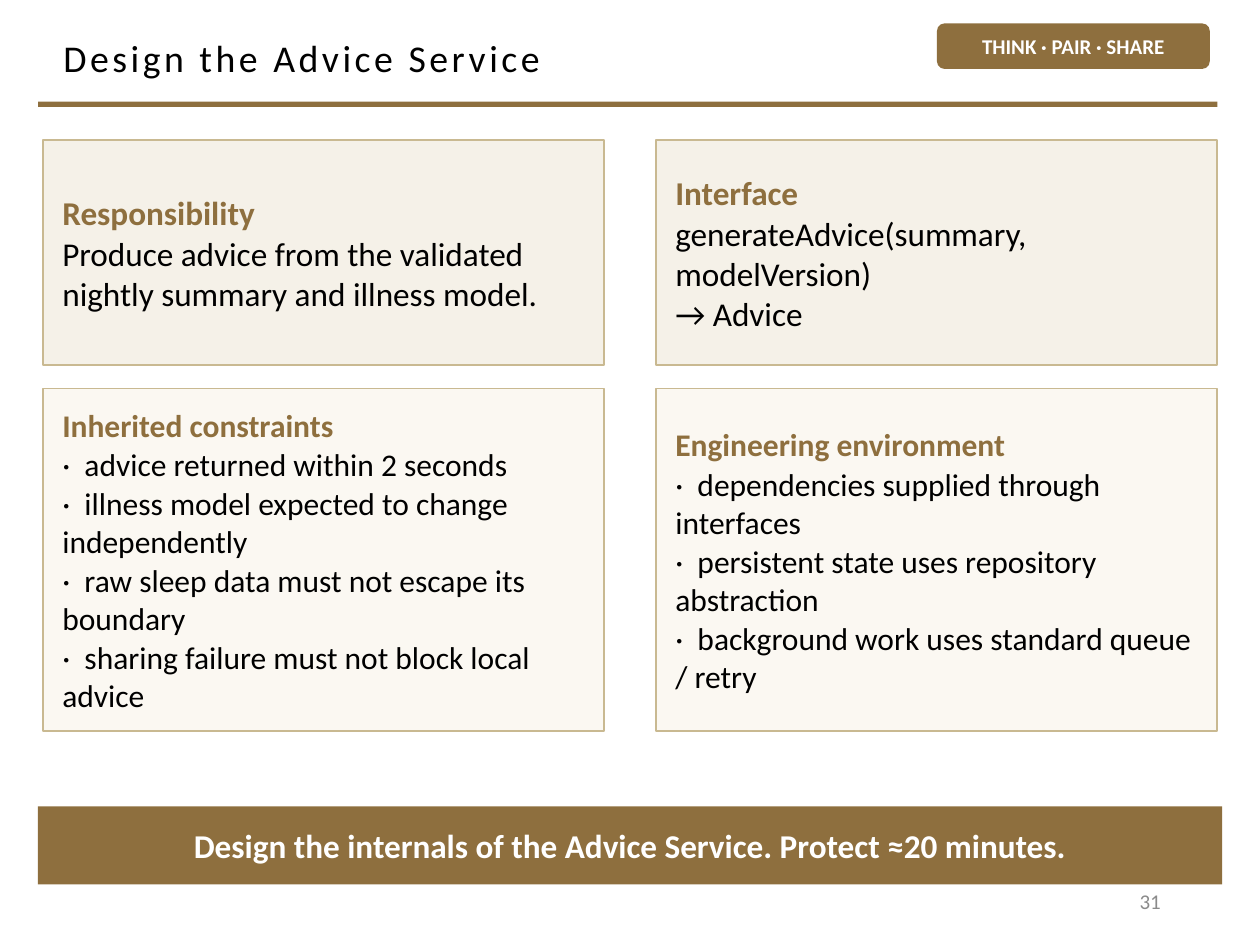
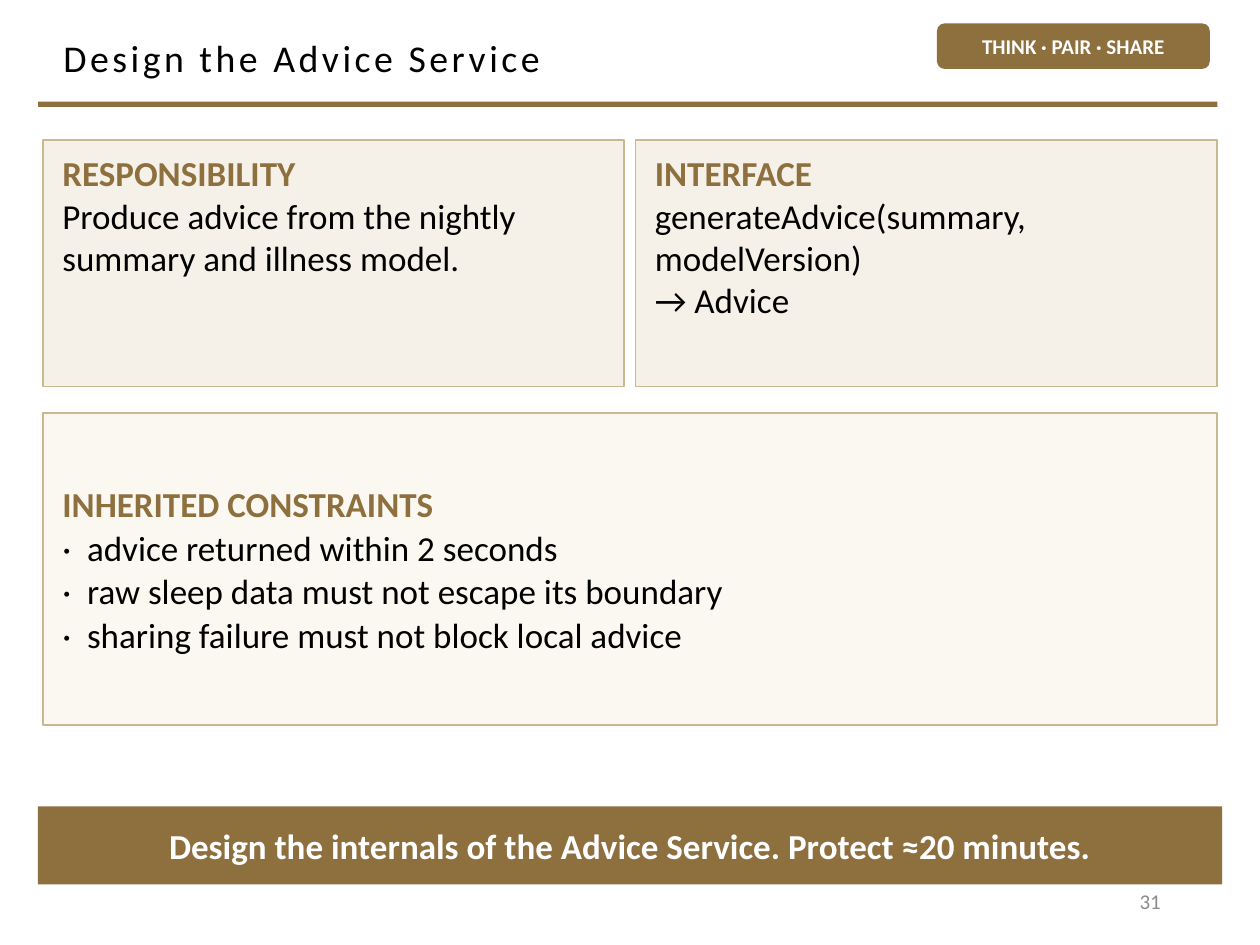
Before and after one commit to davisjam/model-based-agentic-software-engineering, a slide deck: slide 31 of course/lectures/act-1-foundations/07-design/1-7-Design.pptx. Drawn at 1260x945 pixels with LibreOffice and Linux fonts; fonts in the diff are those of the drawing; background and template pictures are left out. Boxes give left, top, right and bottom in pixels: in the first picture for what was removed or moved away, otherwise in the second. Text is boxed around its words. In the diff, an @@ line names an element or a change of style, - is before the commit and + after.

Commit message:
course(design): targeted typography + TPS/MAGE-motif polish of the Software Design deck

```diff
--- a/course/lectures/act-1-foundations/07-design/1-7-Design.pptx
+++ b/course/lectures/act-1-foundations/07-design/1-7-Design.pptx
@@ rectangle "RESPONSIBILITY" at (x1=43, y1=140, x2=624, y2=387): vertical alignment middle to top @@
@@ rectangle "RESPONSIBILITY" resized from (x1=43, y1=140, x2=604, y2=365) to (x1=43, y1=140, x2=624, y2=387) @@
@@ rectangle "INTERFACE" resized from (x1=656, y1=140, x2=1217, y2=365) to (x1=635, y1=140, x2=1216, y2=387) @@
@@ rectangle "INTERFACE" at (x1=635, y1=140, x2=1216, y2=387): vertical alignment middle to top @@
@@ text in rectangle at (x1=62, y1=163, x2=516, y2=277): text changed; size 19 to 20 pt @@
-Responsibility
-Produce advice from the validated nightly summary and illness model.
+RESPONSIBILITY
+Produce advice from the nightly summary and illness model.
@@ text in rectangle at (x1=655, y1=163, x2=812, y2=186): text changed; size 19 to 20 pt @@
-Interface
+INTERFACE
@@ text in rectangle at (x1=655, y1=203, x2=1026, y2=314): size 19 to 20 pt in "generateAdvice(summary, modelVersion) → Advice" @@
@@ rectangle removed at (x1=656, y1=388, x2=1217, y2=731) @@
-Engineering environment
-· dependencies supplied through interfaces
-· persistent state uses repository abstraction
-· background work uses standard queue / retry
@@ rectangle "INHERITED CONSTRAINTS" resized from (x1=43, y1=388, x2=604, y2=731) to (x1=43, y1=413, x2=1217, y2=724) @@
@@ text in rectangle at (x1=62, y1=494, x2=433, y2=517): text changed; size 18 to 20 pt @@
-Inherited constraints
+INHERITED CONSTRAINTS
@@ text in rectangle at (x1=62, y1=493, x2=508, y2=558): paragraph removed @@
-· illness model expected to change independently
@@ text in rectangle at (x1=87, y1=536, x2=722, y2=654): size 18 to 20 pt in "· advice returned within 2 seconds", "· raw sleep data must not escape ...", "· sharing failure must not block local ..." @@
@@ rectangle "Design the internals of the ..." at (x1=38, y1=806, x2=1222, y2=885): size 19 to 20 pt @@
```
Also in this commit, not shown: 10 other slides changed, 1 other file.
